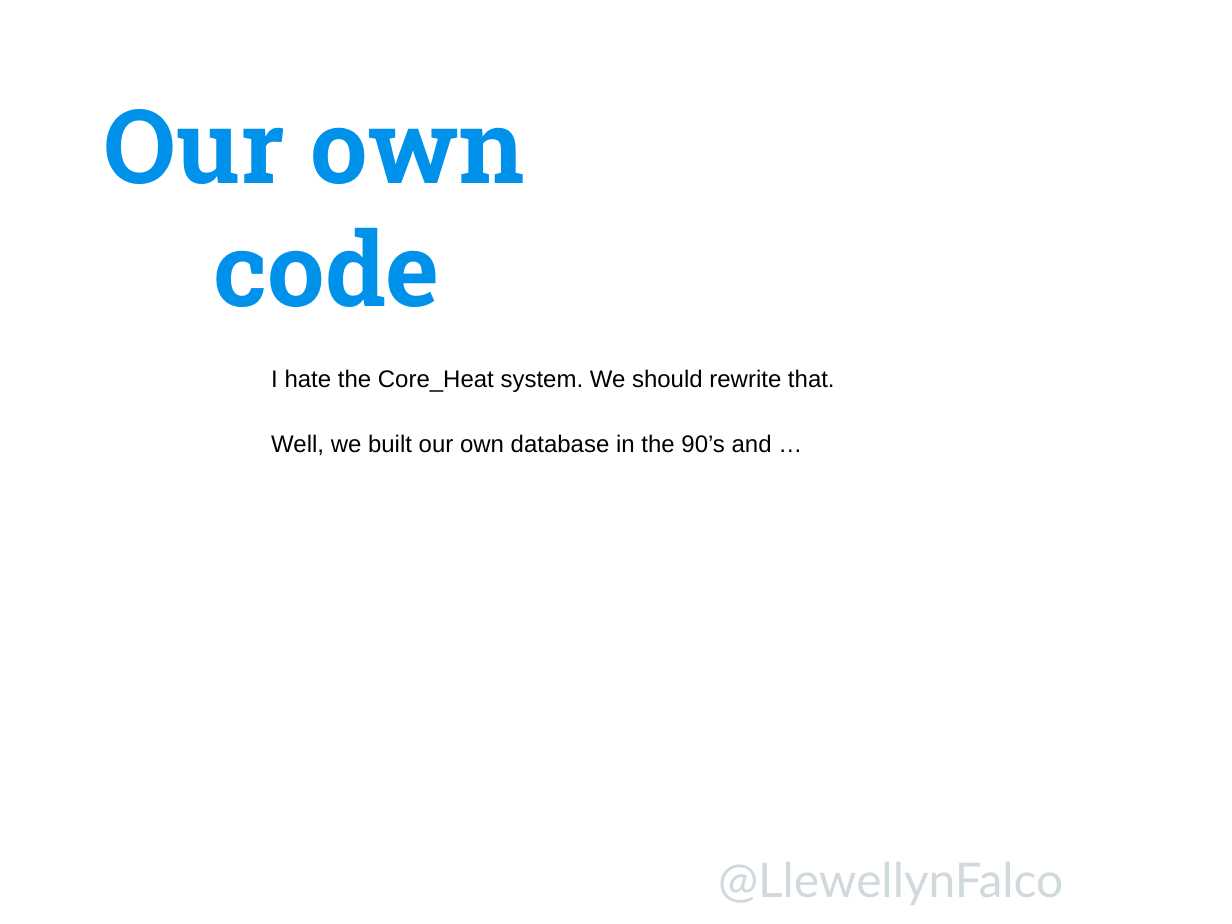
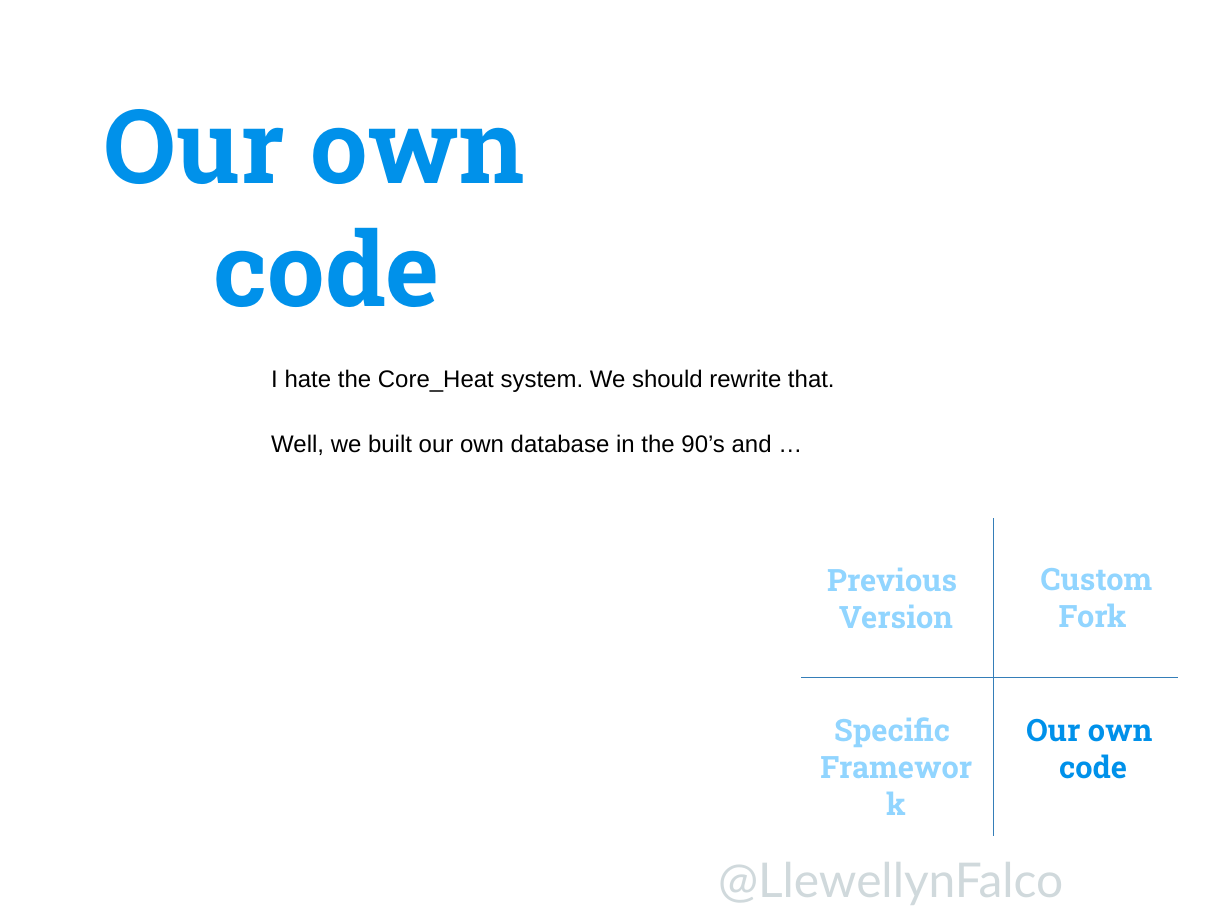
Before and after one commit to isidore/Talk-AvoidingLockIn, a slide deck: slide 53 of Avoiding Lock-In.pptx. Drawn at 1232x924 pixels with LibreOffice and Linux fonts; fonts in the diff are those of the drawing; background and template pictures are left out. Boxes give left, top, right and bottom in pixels: in the first picture for what was removed or moved away, otherwise in the second. Text is boxed around its words. In the diff, an @@ line names an element or a change of style, - is before the commit and + after.

```diff
--- a/Avoiding Lock-In.pptx
+++ b/Avoiding Lock-In.pptx
@@ group added at (x1=801, y1=519, x2=1178, y2=837): 4 texts, 2 lines @@
+Previous
+Version
+Specific
+Framework
+Custom
+Fork
+Our own
+code
```
Also in this commit, not shown: 3 other slides changed.
